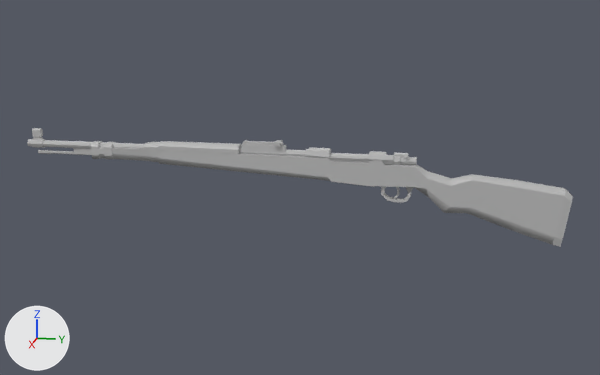
The FBX model assets/models/weapon/rifle.fbx, before and after one commit.
One viewpoint serves both versions: a 50 mm camera at (2.189, 7.307, 0.383) aimed at (0.567, 6.983, -0.022). Lighting does not change. The marker at lower left points along +X, +Y and +Z. Where no turn or scale is listed for an object, it has been applied to the vertices.

Before the edit, the objects in view are built like this:
```python
me_mesh_148 = bpy.data.meshes.new('Mesh.148')
me_mesh_148.from_pydata(...)  # 691 vertices, 634 faces; spans x 0.189..0.243, y 6.396..7.513, z -0.109..0.084
me_mesh_148.materials.append(mat_kar98k_mat)  # grey #bcbcbc
ob_kar98k = bpy.data.objects.new('Kar98K', me_mesh_148)
ob_kar98k.location = (0.354, 0.0, 0.0)
```
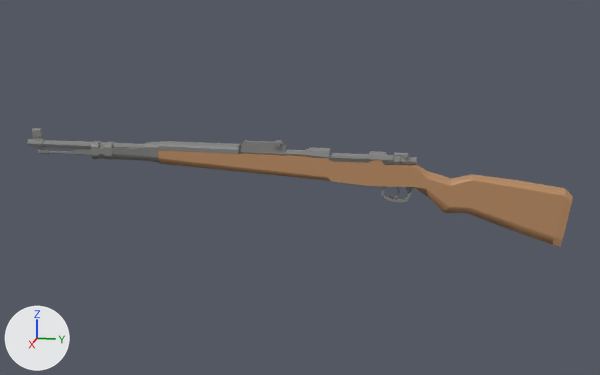
The newer file is also turned or shifted as a whole; pictures and numbers use the older file's frame.

What the commit changed:
Material 'gray' (mat_gray) is new.
Its base color is (0.231, 0.231, 0.223) (grey #848482).
Its roughness is 0.553.
Material 'wood' (mat_wood) is new.
Its base color is (0.491, 0.262, 0.125) (orange #ba8c63).
me_mesh_148 has 691 vertices, 634 faces and spans x 0.189..0.243, y 6.396..7.513, z -0.109..0.084.
me_mesh_148 is used by ob_kar98k; location (0.354, 0.0, 0.0).
me_mesh_148 part 1: 524 of the faces centred in x 0.193..0.243, y 6.396..7.218, z -0.037..0.082 switch from mat_kar98k_mat (grey #bcbcbc) to mat_gray (grey #848482).
me_mesh_148 part 2: 99 of the faces centred in x 0.216..0.243, y 7.049..7.507, z -0.107..0.047 switch from mat_kar98k_mat (grey #bcbcbc) to mat_wood (orange #ba8c63).
me_mesh_148 part 3: 8 of the faces centred in x 0.216..0.243, y 6.869, z 0.011..0.049 switch from mat_kar98k_mat (grey #bcbcbc) to mat_wood (orange #ba8c63).

Changed parts and their boxes (x1, y1, x2, y2) in the pictures (600 x 375 px):
part 1 of me_mesh_148, recoloured: (27, 128, 417, 203) in both
part 2 of me_mesh_148, recoloured: (328, 159, 573, 247) in both
part 3 of me_mesh_148, recoloured: (158, 150, 328, 181) in both
